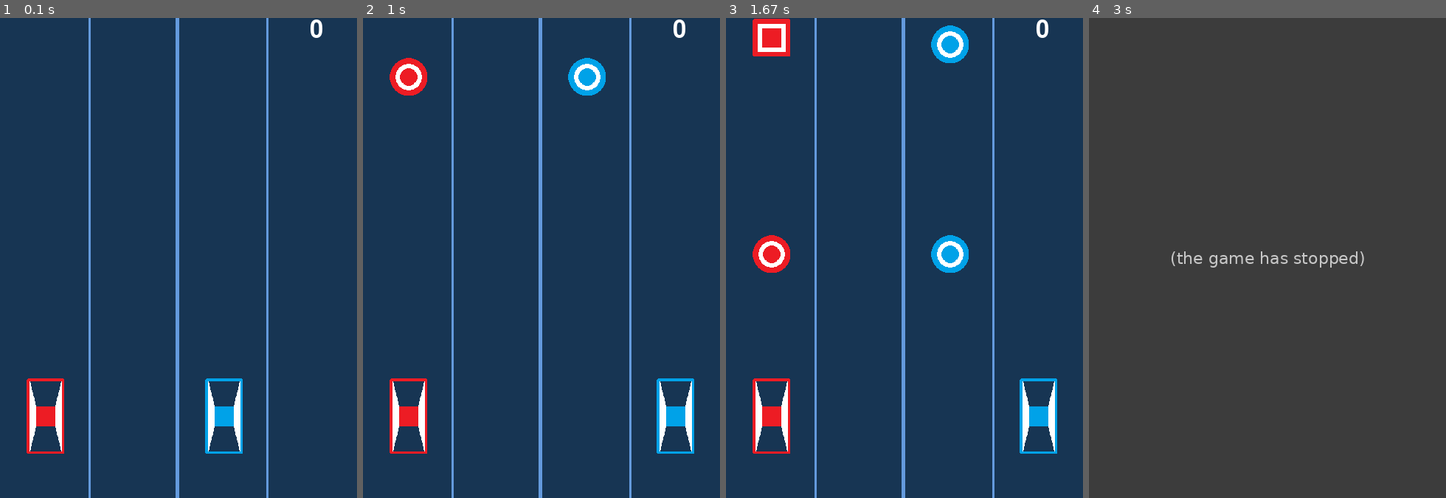
Above: before the commit, frames 1-4 (left to right).
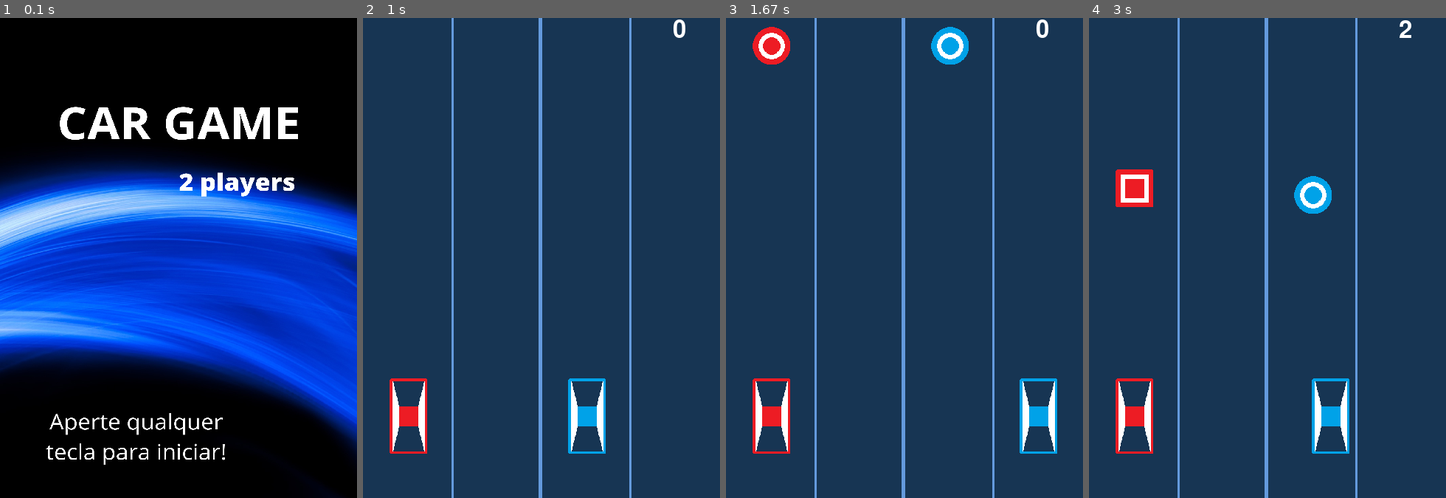
Above: after the commit, the same moments.

Repository: melinastergiou/Pygame_Melina
Game: pygame game, started from jogo.py
The game is run twice, just before and just after one commit, with the same random seed, the same clock (stepped at 60 frames per second) and the same inputs.
Inputs:
- Up to frame 1 (0.1 s): no input
- Up to frame 2 (1 s): hold Right 0.33-0.8 s; hold Right from 0.83 s (still down)
- Up to frame 3 (1.67 s): release Right at 1.3 s; hold Left from 1.33 s (still down)
- Up to frame 4 (3 s): release Left at 1.87 s; hold Right 2.33-2.97 s

The runs differ from the first frame. In frame 1, 100% of the frame differs, in the area x 0-100%, y 0-100%; in frame 2, 3.1%; in frame 3, 2.0%; in frame 4, 100%.
Before the commit the program exited at 2.85 s; later frames show no game.

Commit message:
tela inicial

Diff:
--- a/jogo.py
+++ b/jogo.py
@@ -211,27 +211,46 @@
 menu_inicial = True
 play_one = False
 
+font_name = pygame.font.match_font('Algerian')
+def draw_text(display, text, size, x, y):
+    font = pygame.font.Font(font_name, size)
+    text_surface = font.render(text, True, (0,0,0))
+    text_rect = text_surface.get_rect()
+    text_rect.midtop = (x, y)
+    window.blit(text_surface, text_rect)
+
+def game_front_screen():
+    window.blit(background, (0, 0))
+    if not play_one:
+        background_image= pygame.image.load('imagens/cargame.png').convert_alpha()
+        background_image = pygame.transform.scale(background_image, (largura_da_tela, altura_da_tela))  # scale image
+        window.blit(background_image,(0,0))
+    else:
+        draw_text(window, "Press a key to begin!", 54, largura_da_tela / 2, altura_da_tela/2)
+    pygame.display.flip()
+    waiting = True
+    while waiting:
+
+        for event in pygame.event.get():
+            if event.type == pygame.QUIT:
+                pygame.quit()
+            if event.type == pygame.KEYUP:
+                waiting = False
+
+game_over = True
+game_start = True
+
 # ===== Loop principal =====
 while game:
-
+    if game_over:
+        if game_start:
+            game_front_screen()
+        game_start = False
+    game_over = False
     sound_menu.play()
 
     clock.tick(FPS)
 
-
-    # for event in pygame.event.get():
-    # # # Mouse Posição Click
-    #     if event.type == pygame.MOUSEBUTTONDOWN:
-    #         pos = pygame.mouse.get_pos()
-
-
-    #     if menu_inicial:
-    #         tela_menu_inicial(window)
-    #     if not play_one:
-    #         play_one=Trueda
-
-    #     if event.type == pygame.MOUSEBUTTONDOWN:
-    #         menu_inicial = False
 
 
 
